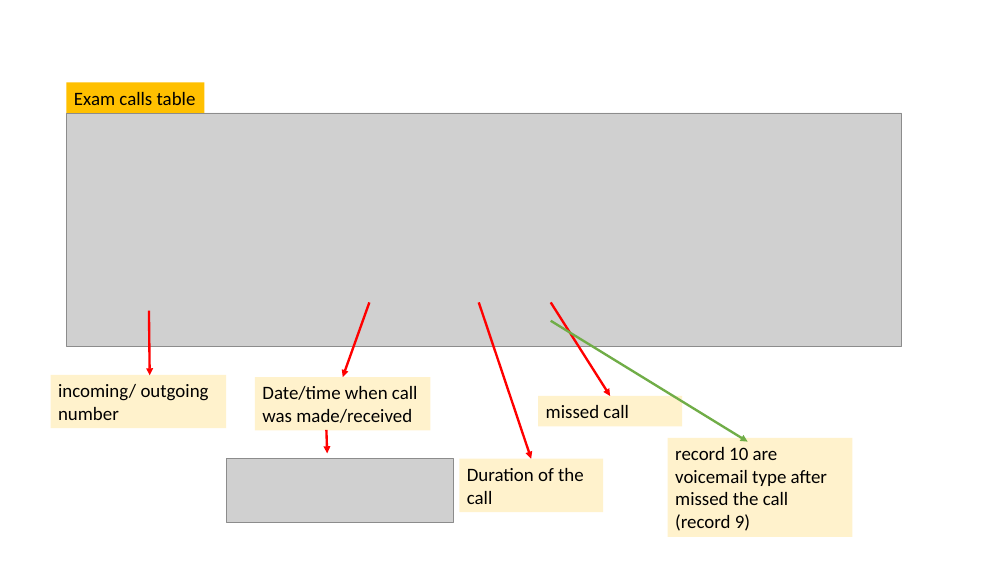
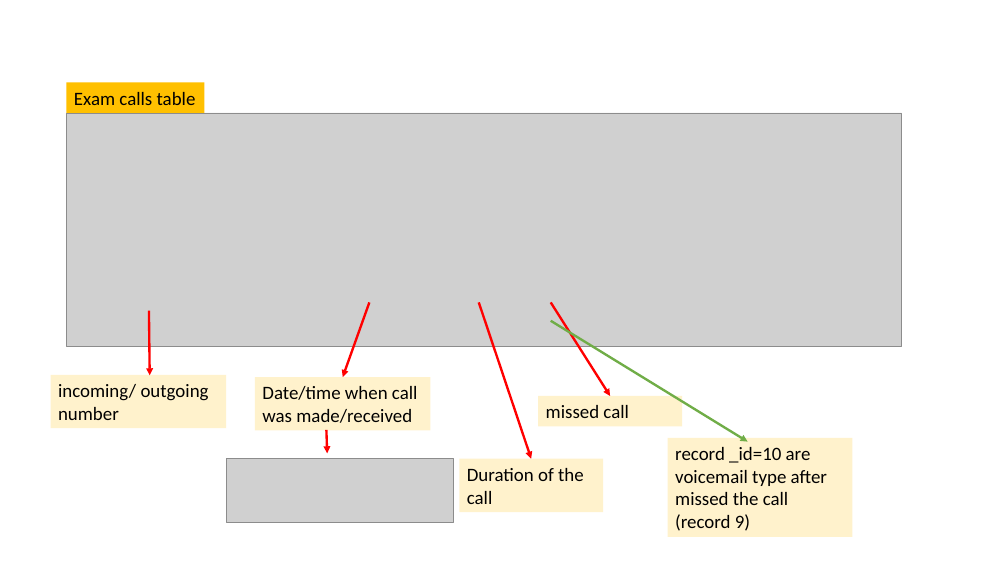
Before and after one commit to frankwxu/digital-forensics-lab, a slide deck: slide 28 of Andriod10/5_1_2_AOSP_App_Investigations_Contacts.pptx. Drawn at 1008x567 pixels with LibreOffice and Linux fonts; fonts in the diff are those of the drawing; grey boxes stand for pictures; background and template pictures are left out. Boxes give left, top, right and bottom in pixels: in the first picture for what was removed or moved away, otherwise in the second. Text is boxed around its words. In the diff, an @@ line names an element or a change of style, - is before the commit and + after.

```diff
--- a/Andriod10/5_1_2_AOSP_App_Investigations_Contacts.pptx
+++ b/Andriod10/5_1_2_AOSP_App_Investigations_Contacts.pptx
@@ text in rectangle at bbox=[675, 447, 827, 531]: text changed @@
-record 10 are voicemail type after missed the call (record 9)
+record _id=10 are voicemail type after missed the call (record 9)
```
Also in this commit, not shown: 3 other slides changed, 3 other files.
